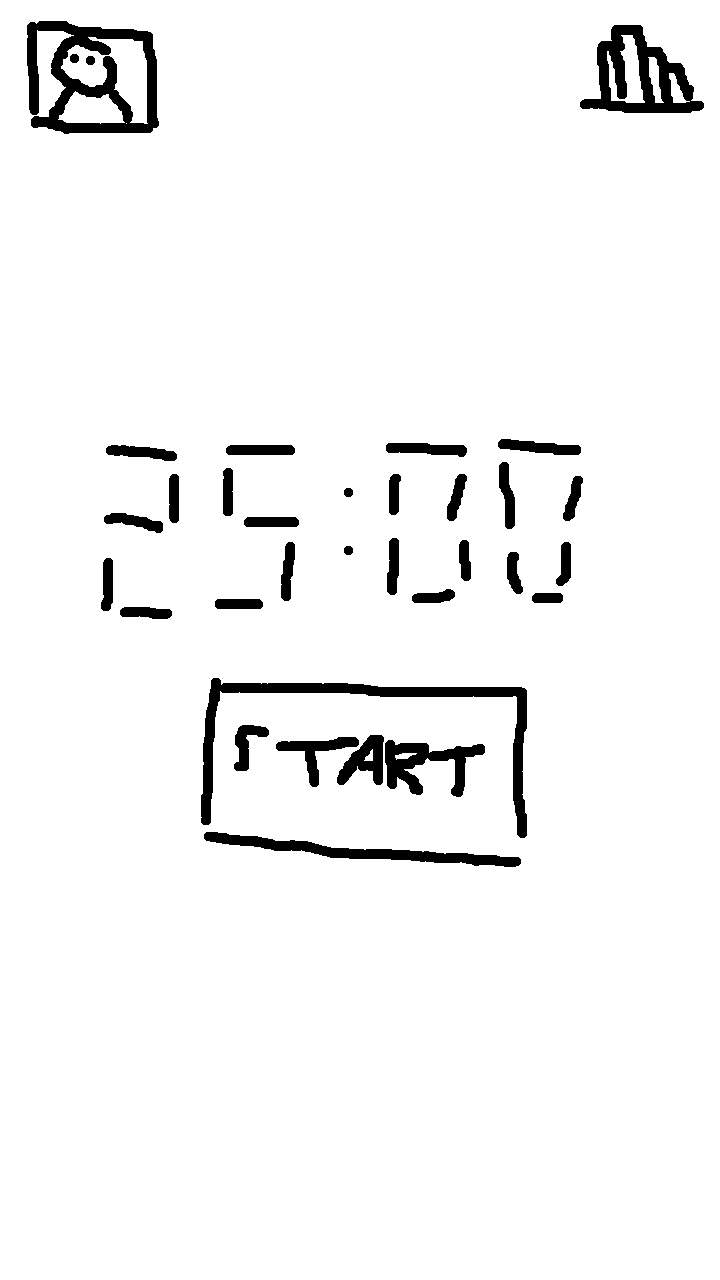
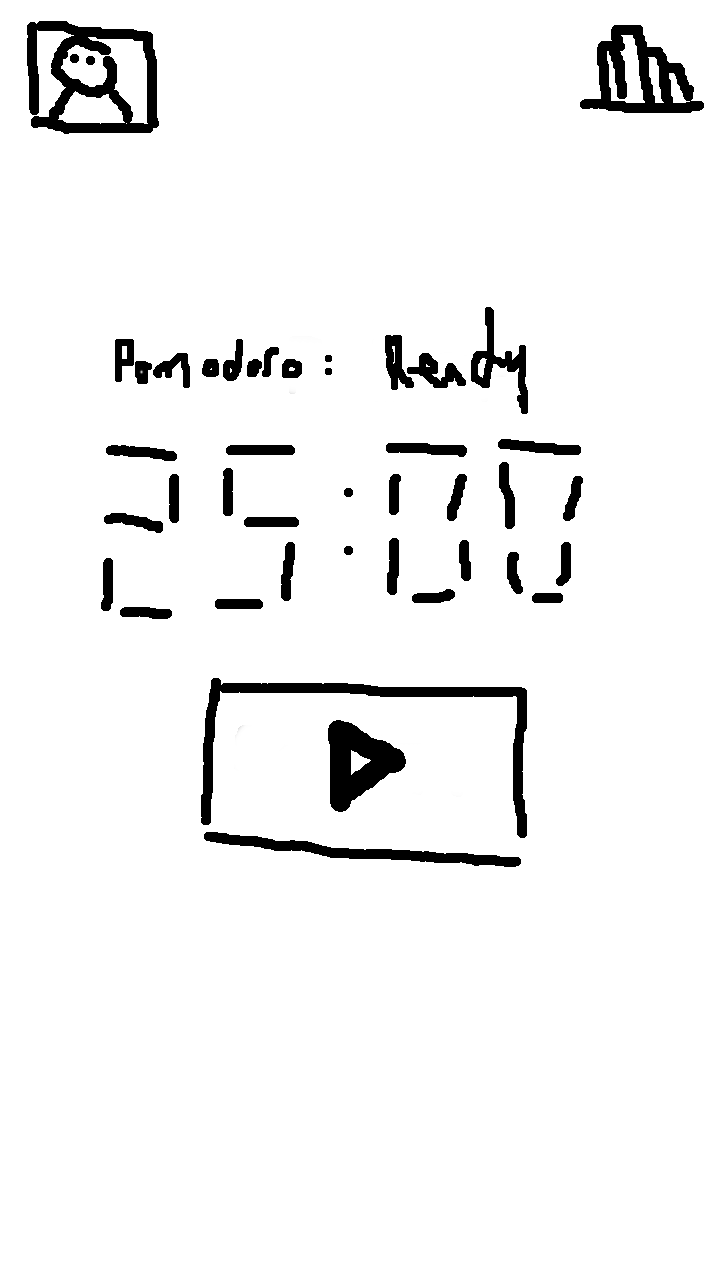
Revision of a layered 720x1280 image; what changed, layer by layer:
added layer "status" above "user_profile copy" over [115, 307, 528, 414]
painted on "Background" over [234, 720, 485, 812]
